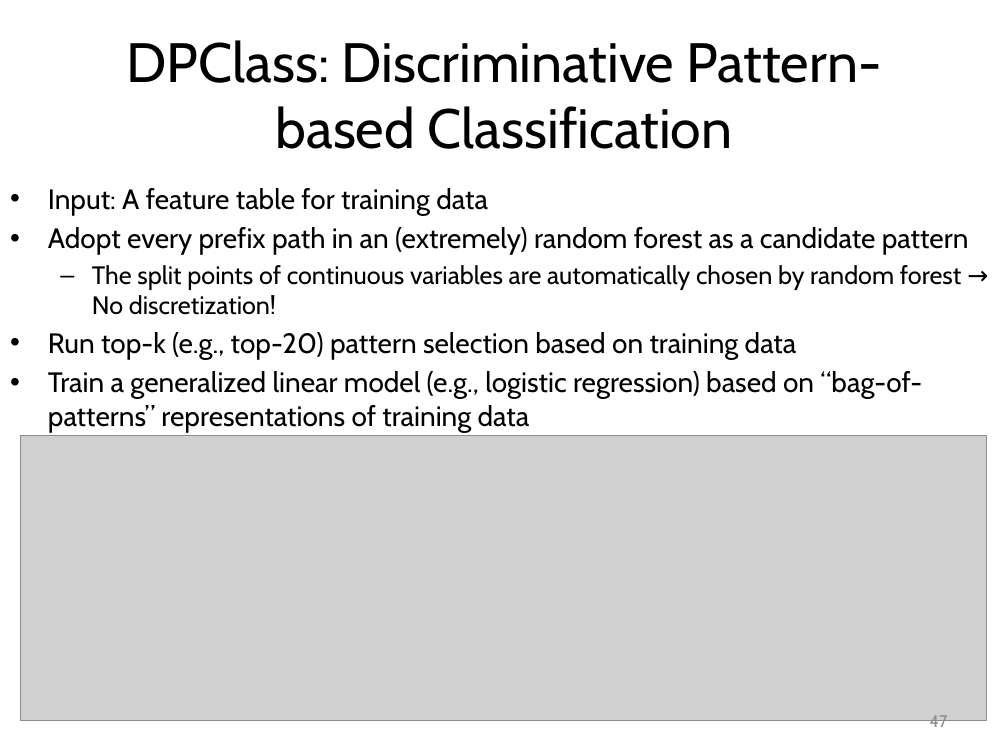
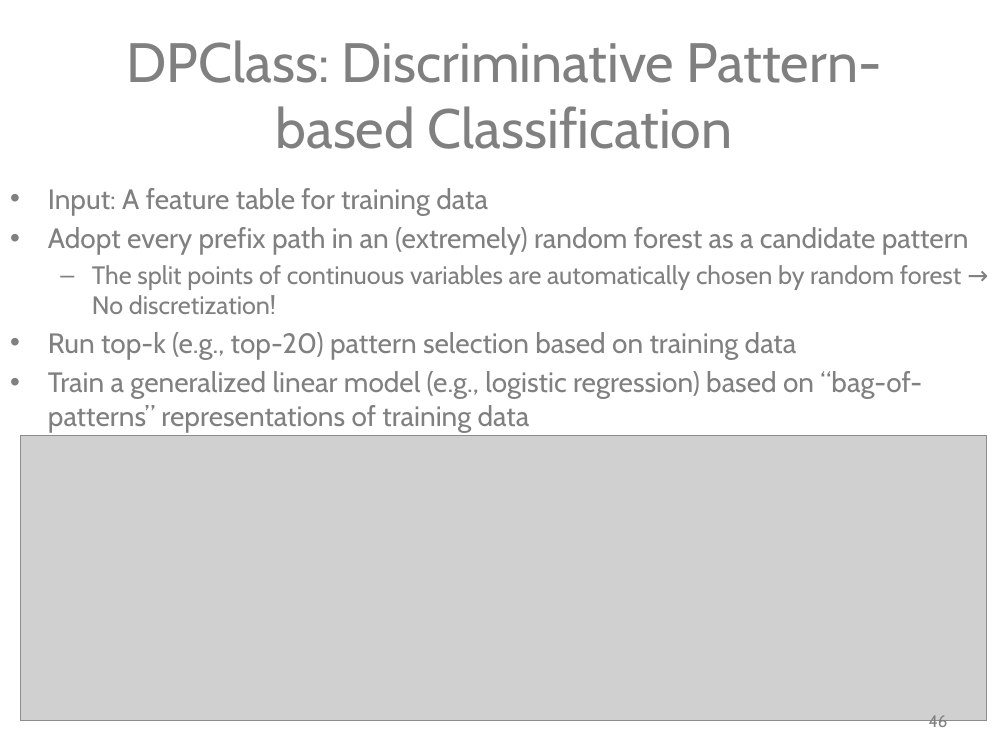
Before and after one commit to mjiang89/mjiang89.github.io, a slide deck: slide 46 of teaching/CS412Summer17-Chapter9.pptx (slide 47 before the commit). Drawn at 1008x756 pixels with LibreOffice and Linux fonts; fonts in the diff are those of the drawing; grey boxes stand for pictures. Boxes give left, top, right and bottom in pixels: in the first picture for what was removed or moved away, otherwise in the second. Text is boxed around its words. In the diff, an @@ line names an element or a change of style, - is before the commit and + after.

```diff
--- a/teaching/CS412Summer17-Chapter9.pptx
+++ b/teaching/CS412Summer17-Chapter9.pptx
@@ title "DPClass: Discriminative Pattern-based Classification" at (126,40,882,149): text colour #000000 to #808080 @@
@@ text "Input: A feature table for ..." at (48,188,969,432): text colour #000000 to #808080 @@
@@ page number at (929,715,948,731): text changed; text colour #8C8C8C to #808080 @@
-47
+46
```
Also in this commit, not shown: 26 other slides changed, 1 slide removed, 1 other file.
